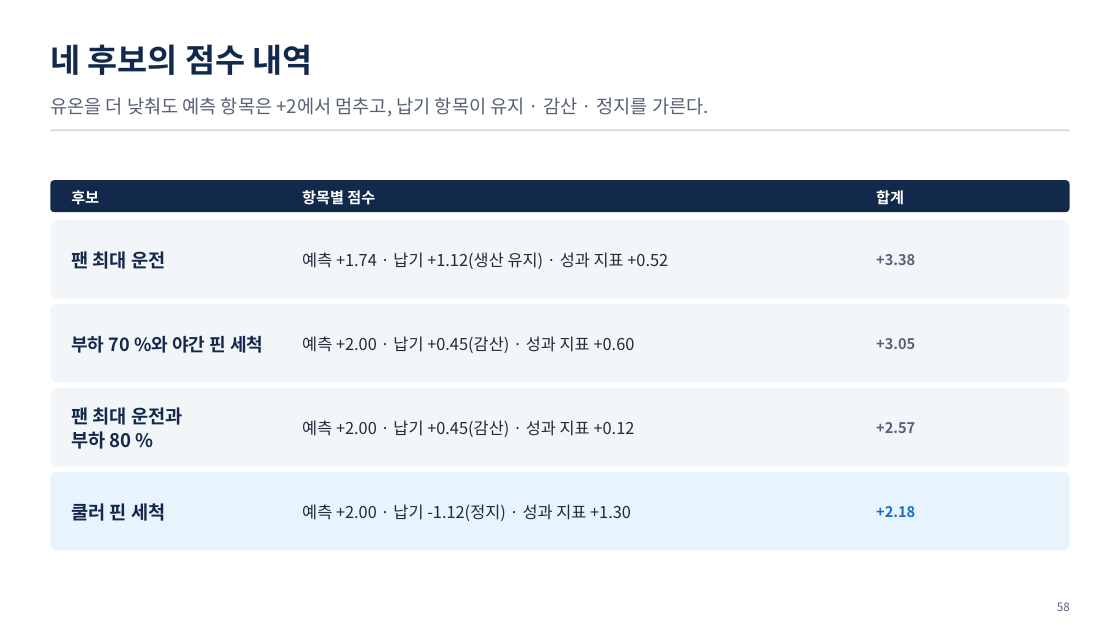
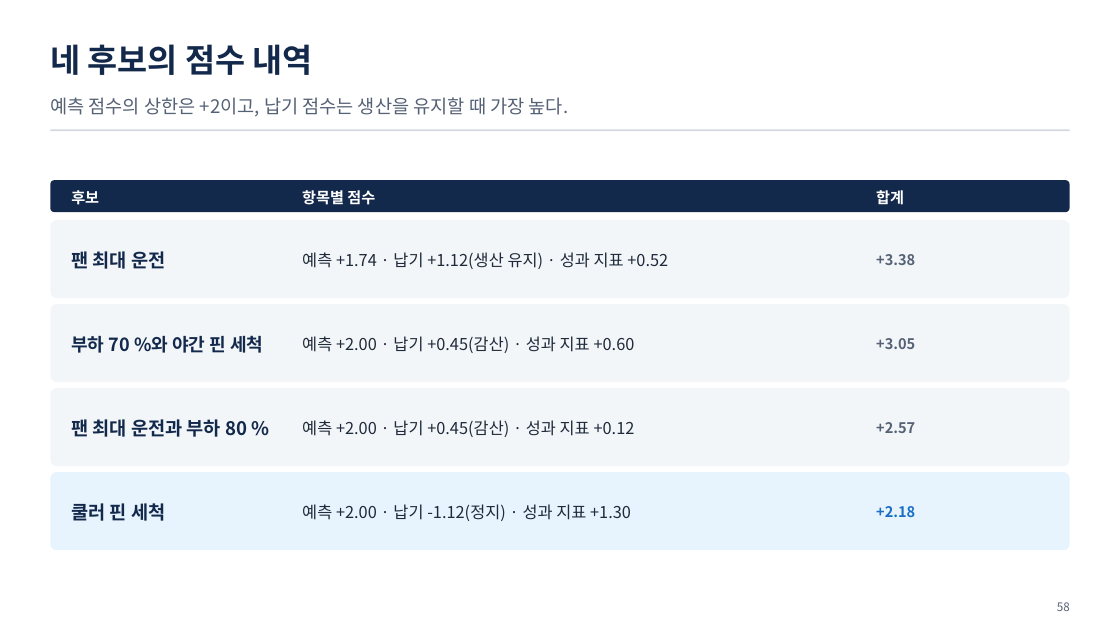
Before and after one commit to uengine-oss/hyd-iot-edu, a slide deck: slide 58 of workspace/강의제작/산출물/통합반/이론/03회차/통합반_03일차.pptx. Drawn at 1120x630 pixels with LibreOffice and Linux fonts; fonts in the diff are those of the drawing. Boxes give left, top, right and bottom in pixels: in the first picture for what was removed or moved away, otherwise in the second. Text is boxed around its words. In the diff, an @@ line names an element or a change of style, - is before the commit and + after.

```diff
--- a/workspace/강의제작/산출물/통합반/이론/03회차/통합반_03일차.pptx
+++ b/workspace/강의제작/산출물/통합반/이론/03회차/통합반_03일차.pptx
@@ text at <box>50,97,569,117</box>: text changed @@
-유온을 더 낮춰도 예측 항목은 +2에서 멈추고, 납기 항목이 유지 · 감산 · 정지를 가른다.
+예측 점수의 상한은 +2이고, 납기 점수는 생산을 유지할 때 가장 높다.
@@ text "팬 최대 운전과 부하 80 ..." rewrapped from <box>71,407,182,449</box> to <box>71,419,247,437</box> @@
```
Also in this commit, not shown: 1 other slide changed, 7 other files.
